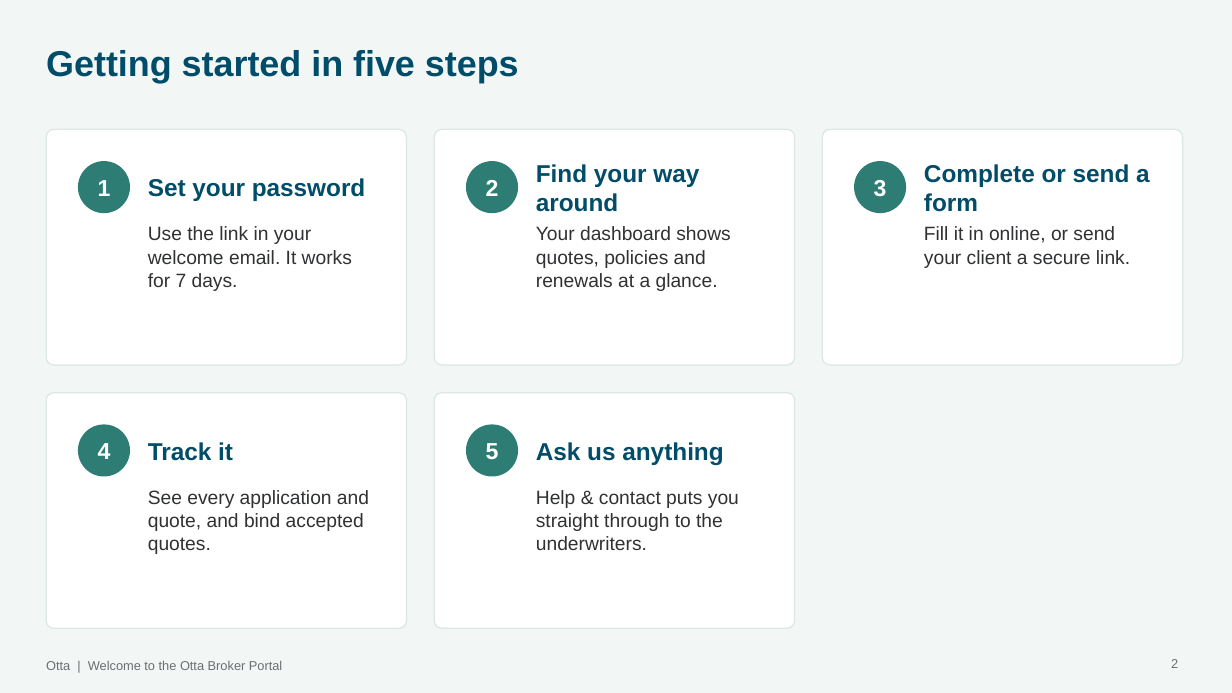
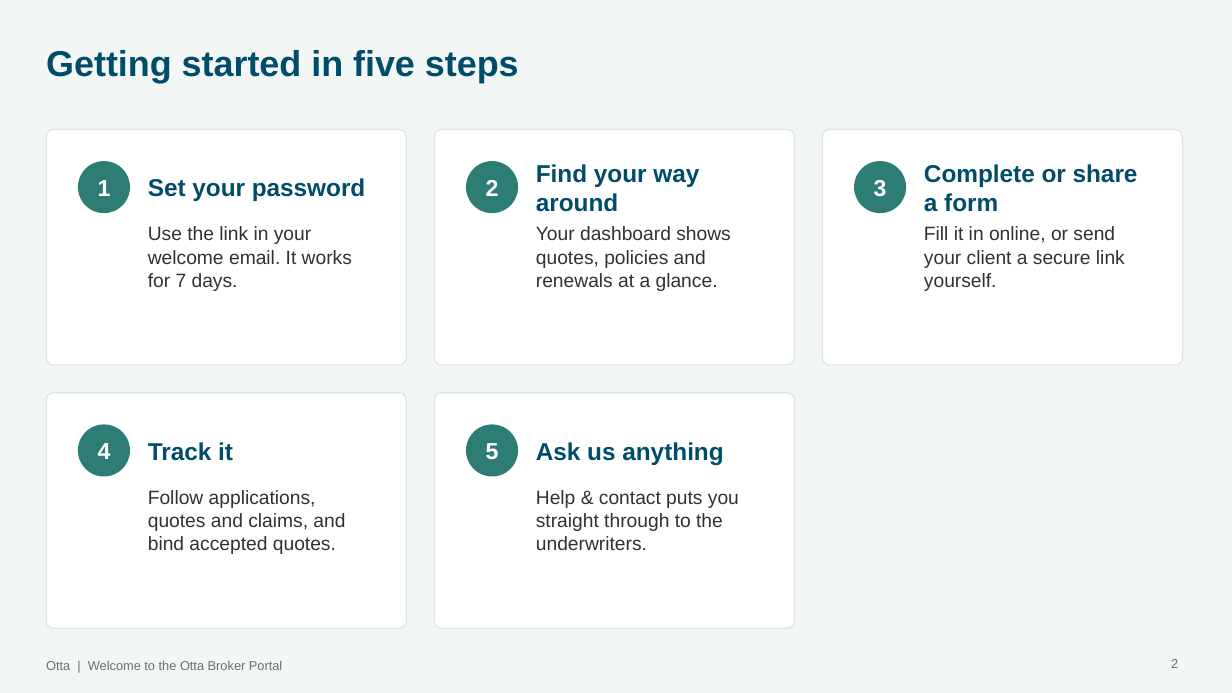
Before and after one commit to rebeccakfurness-boop/otta-MVP, a slide deck: slide 2 of docs/training/Otta Broker Portal guide.pptx. Drawn at 1232x693 pixels with LibreOffice and Linux fonts; fonts in the diff are those of the drawing; background and template pictures are left out. Boxes give left, top, right and bottom in pixels: in the first picture for what was removed or moved away, otherwise in the second. Text is boxed around its words. In the diff, an @@ line names an element or a change of style, - is before the commit and + after.

```diff
--- a/docs/training/Otta Broker Portal guide.pptx
+++ b/docs/training/Otta Broker Portal guide.pptx
@@ text at [924,164,1138,212]: text changed @@
-Complete or send a form
+Complete or share a form
@@ text at [924,226,1125,291]: text changed @@
-Fill it in online, or send your client a secure link.
+Fill it in online, or send your client a secure link yourself.
@@ text at [148,490,345,554]: text changed @@
-See every application and quote, and bind accepted quotes.
+Follow applications, quotes and claims, and bind accepted quotes.
```
Also in this commit, not shown: 6 other slides changed, 3 slides added, 36 other files.
